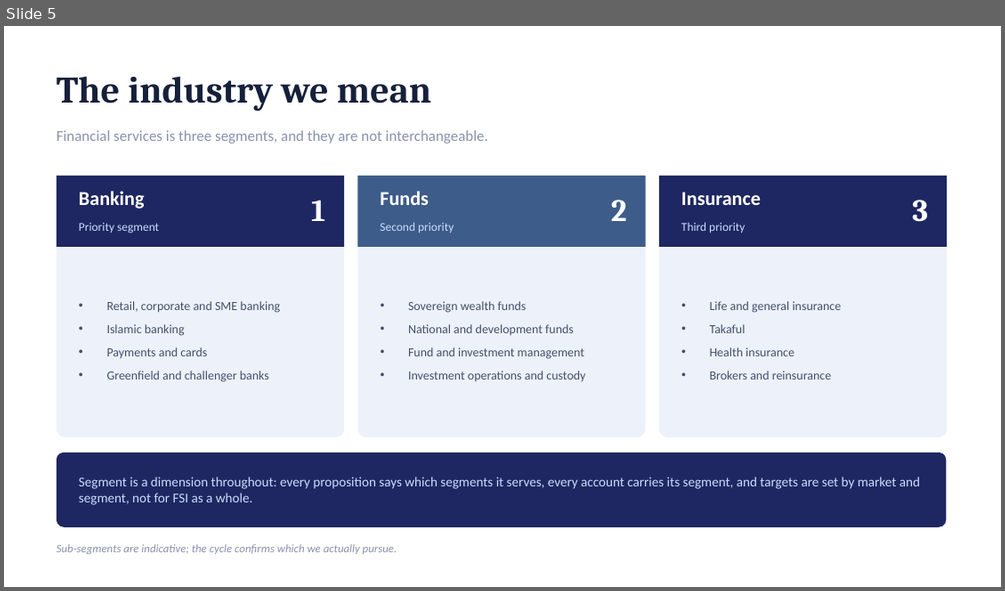
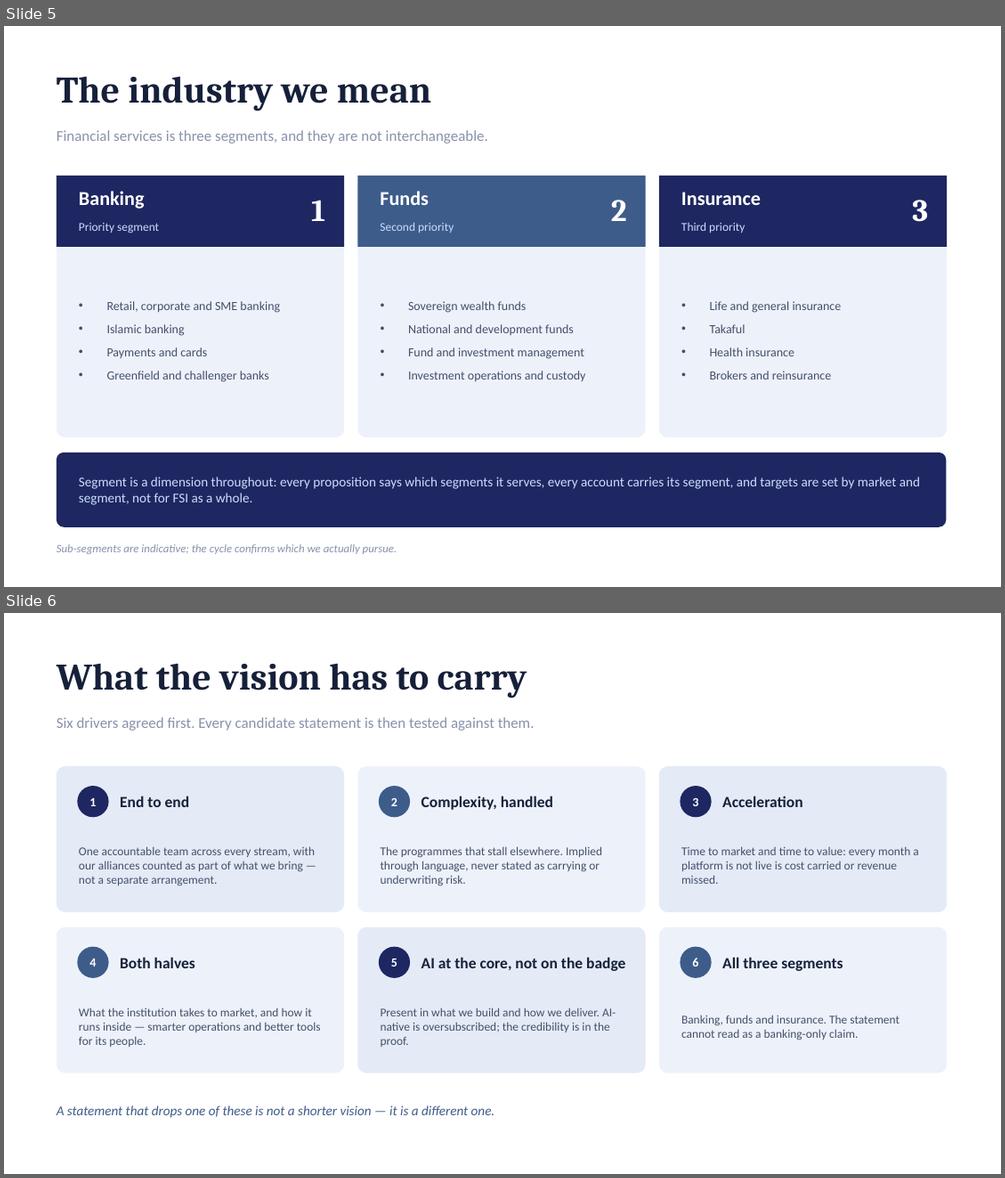
Before and after one commit to dhajjar-cyber/bae, a slide deck: FSI strategy/EAIND-FSI-Strategy-Development-Plan.pptx. Shown one above the other, each under a label of ours: slide 5 before the commit, slides 5 and 6 after it. The pictures are 1005x591 and 1005x1178 pixels, drawn with LibreOffice and Linux fonts; fonts in the diff are those of the drawing. Boxes give left, top, right and bottom in pixels: in the first picture for what was removed or moved away, otherwise in the second. Text is boxed around its words. In the diff, an @@ line names an element or a change of style, - is before the commit and + after.

```diff
--- a/FSI strategy/EAIND-FSI-Strategy-Development-Plan.pptx
+++ b/FSI strategy/EAIND-FSI-Strategy-Development-Plan.pptx
@@ slide 6 added at (x1=4, y1=613, x2=1001, y2=1174), background #FFFFFF @@
@@ text added at (x1=57, y1=663, x2=527, y2=698), 36 pt, text #16203A, bold @@
+What the vision has to carry
@@ text added at (x1=57, y1=717, x2=534, y2=730), 14.5 pt, text #8792AB @@
+Six drivers agreed first. Every candidate statement is then tested against them.
@@ rounded rectangle added at (x1=57, y1=766, x2=344, y2=912), fill #E4EBF7 @@
@@ rounded rectangle added at (x1=357, y1=766, x2=646, y2=912), fill #EDF2FA @@
@@ rounded rectangle added at (x1=659, y1=766, x2=947, y2=912), fill #E4EBF7 @@
@@ ellipse added at (x1=77, y1=786, x2=109, y2=817), fill #1E2761 @@
@@ text added at (x1=89, y1=798, x2=96, y2=806), 12 pt, text #FFFFFF, bold @@
+1
@@ text added at (x1=120, y1=795, x2=190, y2=807), 15 pt, text #16203A, bold @@
+End to end
@@ ellipse added at (x1=379, y1=786, x2=410, y2=817), fill #3E5C8A @@
@@ text added at (x1=391, y1=798, x2=397, y2=806), 12 pt, text #FFFFFF, bold @@
+2
@@ text added at (x1=421, y1=795, x2=553, y2=810), 15 pt, text #16203A, bold @@
+Complexity, handled
@@ ellipse added at (x1=680, y1=786, x2=712, y2=817), fill #1E2761 @@
@@ text added at (x1=692, y1=798, x2=698, y2=806), 12 pt, text #FFFFFF, bold @@
+3
@@ text added at (x1=722, y1=795, x2=802, y2=807), 15 pt, text #16203A, bold @@
+Acceleration
@@ text added at (x1=79, y1=846, x2=315, y2=886), 11.5 pt, text #44506B @@
+One accountable team across every stream, with our alliances counted as part of what we bring — not a separate arrangement.
@@ text added at (x1=380, y1=846, x2=602, y2=886), 11.5 pt, text #44506B @@
+The programmes that stall elsewhere. Implied through language, never stated as carrying or underwriting risk.
@@ text added at (x1=681, y1=846, x2=918, y2=884), 11.5 pt, text #44506B @@
+Time to market and time to value: every month a platform is not live is cost carried or revenue missed.
@@ rounded rectangle added at (x1=57, y1=927, x2=344, y2=1073), fill #EDF2FA @@
@@ rounded rectangle added at (x1=357, y1=927, x2=646, y2=1073), fill #E4EBF7 @@
@@ rounded rectangle added at (x1=659, y1=927, x2=947, y2=1073), fill #EDF2FA @@
@@ ellipse added at (x1=77, y1=947, x2=109, y2=978), fill #3E5C8A @@
@@ text added at (x1=89, y1=958, x2=96, y2=966), 12 pt, text #FFFFFF, bold @@
+4
@@ text added at (x1=120, y1=957, x2=195, y2=968), 15 pt, text #16203A, bold @@
+Both halves
@@ ellipse added at (x1=379, y1=947, x2=410, y2=978), fill #1E2761 @@
@@ text added at (x1=391, y1=958, x2=397, y2=966), 12 pt, text #FFFFFF, bold @@
+5
@@ text added at (x1=421, y1=957, x2=625, y2=971), 15 pt, text #16203A, bold @@
+AI at the core, not on the badge
@@ ellipse added at (x1=680, y1=947, x2=712, y2=978), fill #3E5C8A @@
@@ text added at (x1=692, y1=957, x2=698, y2=966), 12 pt, text #FFFFFF, bold @@
+6
@@ text added at (x1=722, y1=957, x2=842, y2=971), 15 pt, text #16203A, bold @@
+All three segments
@@ text added at (x1=79, y1=1007, x2=321, y2=1046), 11.5 pt, text #44506B @@
+What the institution takes to market, and how it runs inside — smarter operations and better tools for its people.
@@ text added at (x1=380, y1=1007, x2=615, y2=1046), 11.5 pt, text #44506B @@
+Present in what we build and how we deliver. AI-native is oversubscribed; the credibility is in the proof.
@@ text added at (x1=681, y1=1014, x2=899, y2=1040), 11.5 pt, text #44506B @@
+Banking, funds and insurance. The statement cannot read as a banking-only claim.
@@ text added at (x1=57, y1=1105, x2=495, y2=1118), 13 pt, text #3E5C8A, italic @@
+A statement that drops one of these is not a shorter vision — it is a different one.
```
Also in this commit, not shown: 2 slides changed, 2 other files.
